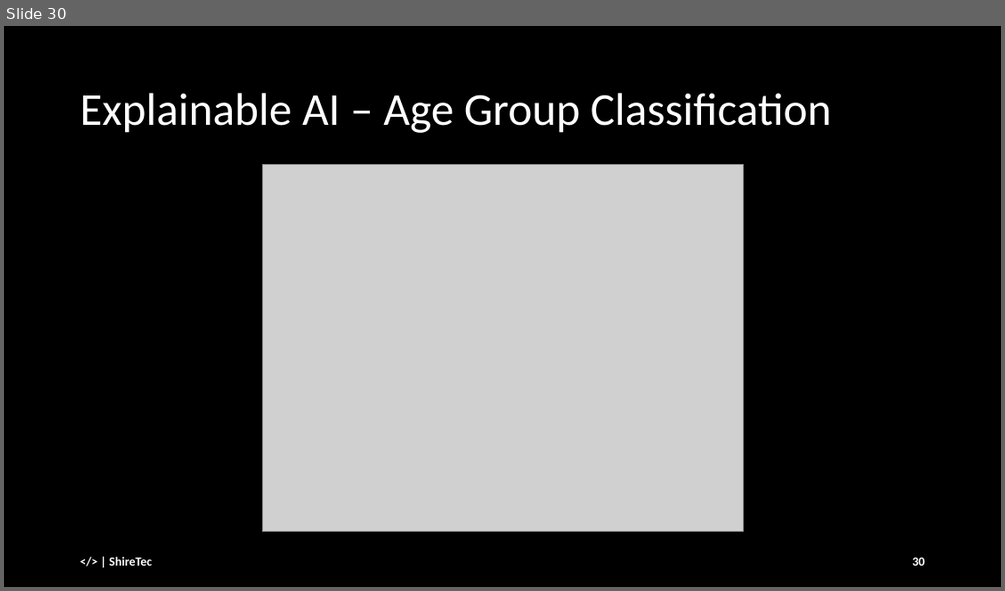
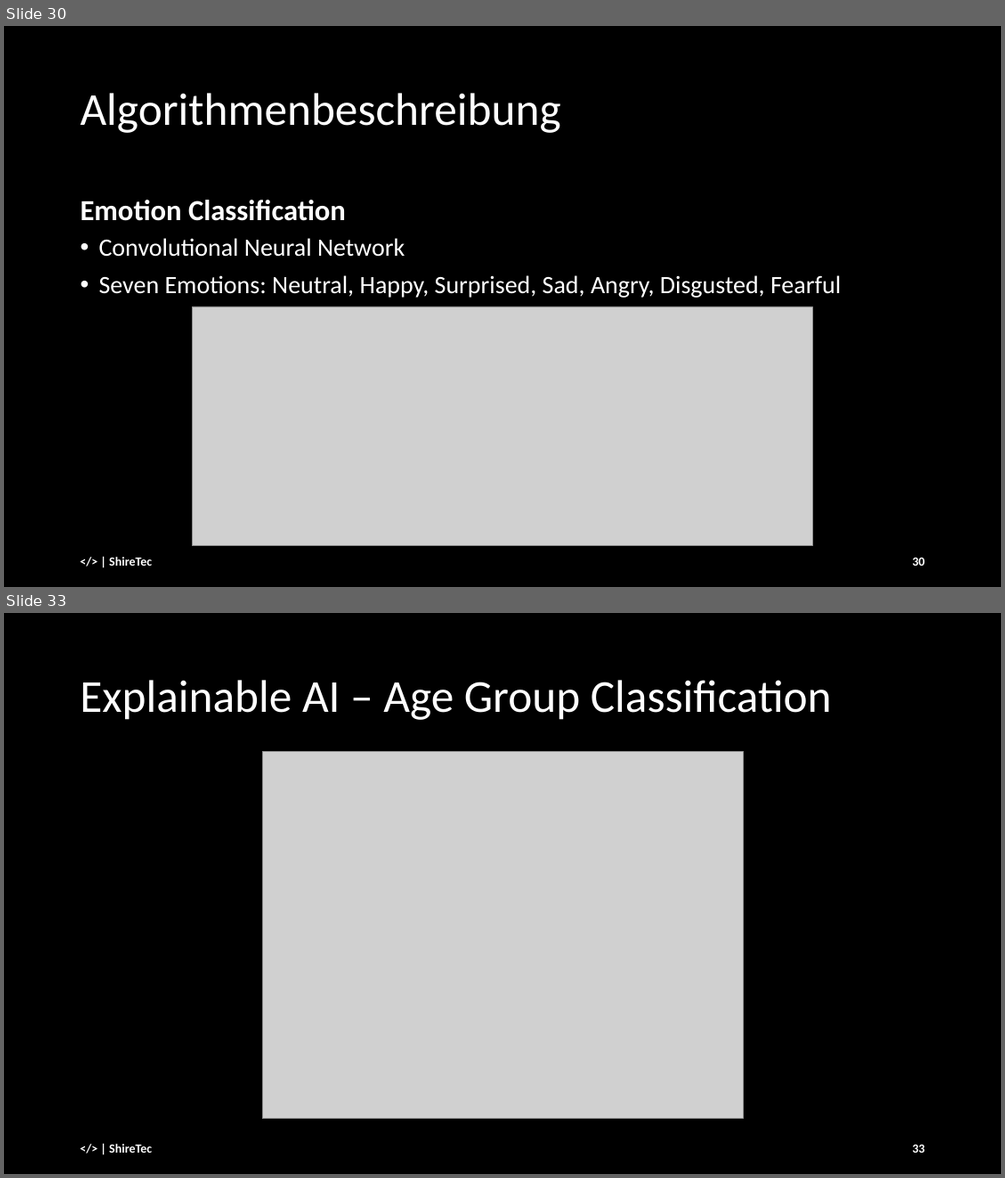
Before and after one commit to andre-anan-gilbert/Real-time-Facial-Age-and-Emotion-Recognition, a slide deck: docs/Final_Presentation_25_01_ [Autosaved].pptx. Shown one above the other, each under a label of ours: slide 30 before the commit, slides 30 and 33 after it; the slides between them are not shown. The pictures are 1005x591 and 1005x1178 pixels, drawn with LibreOffice and Linux fonts; fonts in the diff are those of the drawing; grey boxes stand for pictures. Boxes give left, top, right and bottom in pixels: in the first picture for what was removed or moved away, otherwise in the second. Text is boxed around its words. In the diff, an @@ line names an element or a change of style, - is before the commit and + after.

```diff
--- a/docs/Final_Presentation_25_01_ [Autosaved].pptx
+++ b/docs/Final_Presentation_25_01_ [Autosaved].pptx
@@ slide 30 added at box(4, 26, 1001, 587), background #000000 @@
@@ title added at box(81, 93, 561, 133), 44 pt, text #FFFFFF @@
+Algorithmenbeschreibung
@@ text added at box(81, 200, 346, 221), 28 pt, text #FFFFFF, bold @@
+Emotion Classification
@@ text added at box(99, 238, 841, 297), 24 pt, text #FFFFFF @@
+• Convolutional Neural Network
+• Seven Emotions: Neutral, Happy, Surprised, Sad, Angry, Disgusted, Fearful
@@ picture added at box(193, 306, 812, 546) @@
@@ text added at box(109, 556, 152, 565), 12 pt, text #FFFFFF, bold @@
+</> | ShireTec
@@ page number added at box(912, 557, 924, 565), 12 pt, text #FFFFFF, bold @@
+30
@@ what was slide 30 is now slide 33 @@
@@ page number at box(912, 1144, 924, 1152): text changed @@
-30
+33
```
Also in this commit, not shown: 19 slides changed, 6 other slides added, 1 slide removed.
